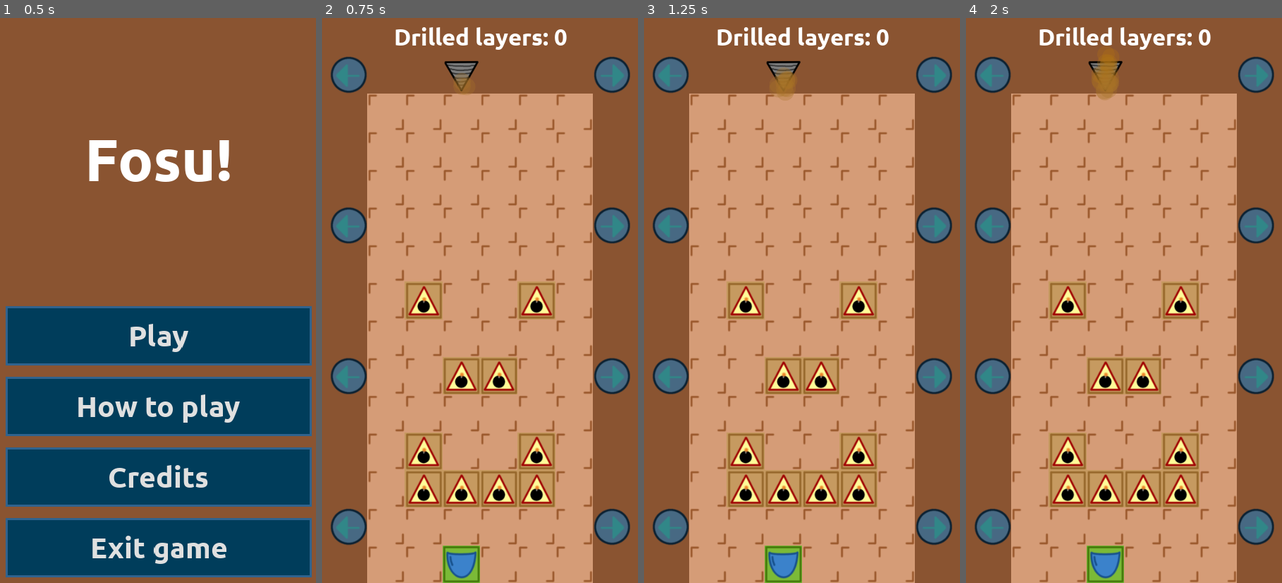
Above: before the commit, frames 1-4 (left to right).
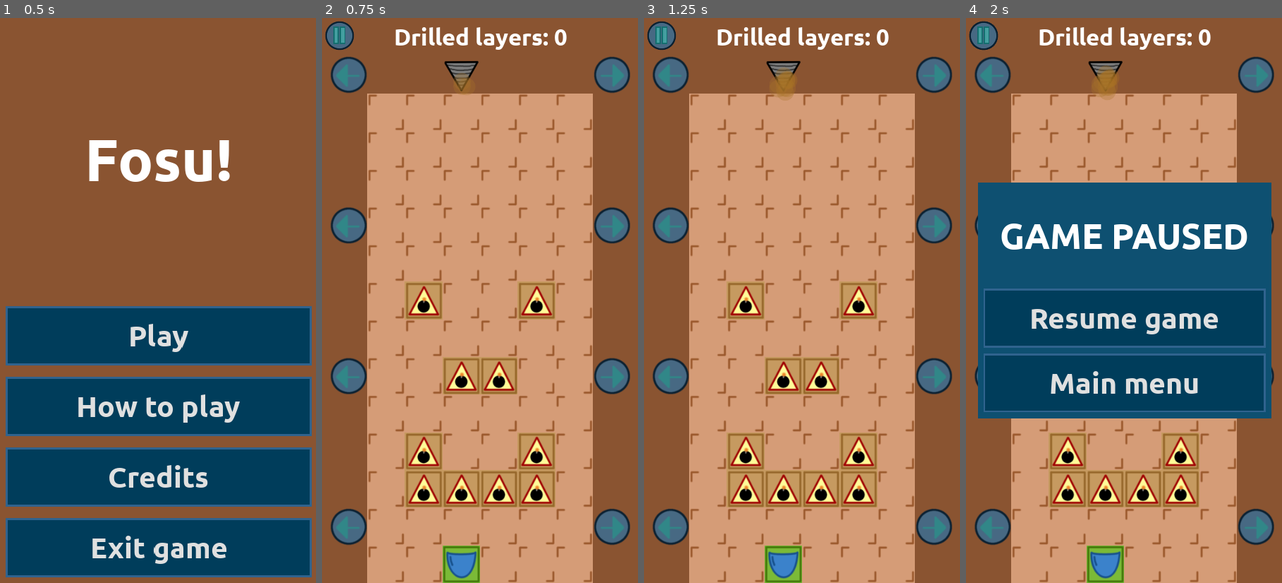
Above: after the commit, the same moments.

Repository: moisesjbc/fosu
Game: Godot game, scene res://gui/main_menu/main_menu.tscn
Same seed, same stepped clock (60 frames per second), same inputs: the game is played once before the commit and once after it.
Inputs (mouse positions are in pixels of both pictures, inside the frame that each line leads up to):
- Up to frame 1 (0.5 s): no input
- Up to frame 2 (0.75 s): click "Play" at 0.5 s
- Up to frame 3 (1.25 s): no input
- Up to frame 4 (2 s): click (984, 34) at 1.27 s

Frame 1 is identical in both runs. In frame 2, 0.4% of the frame differs, in the area x 1-11%, y 0-6%; in frame 3, 0.4%; in frame 4, 39%, in the area x 0-97%, y 0-71%.

Commit message:
Add pause menu

Diff:
--- /dev/null
+++ b/src/gameplay/gui/pause_menu/pause_menu.gd
@@ -0,0 +1,20 @@
+extends Control
+
+
+func _input(event):
+	if event is InputEventKey and event.pressed and event.scancode == KEY_ESCAPE:
+		start()
+
+func start():
+	get_tree().paused = true
+	$center_container.visible = true
+
+
+func _on_resume_pressed():
+	get_tree().paused = false
+	$center_container.visible = false
+
+
+func _on_main_menu_pressed():
+	get_tree().paused = false
+	get_tree().change_scene("res://gui/main_menu/main_menu.tscn")
--- /dev/null
+++ b/src/gameplay/gui/pause_menu/pause_menu.tscn
@@ -0,0 +1,68 @@
+[gd_scene load_steps=6 format=2]
+
+[ext_resource path="res://gameplay/gui/pause_menu/pause_menu.gd" type="Script" id=1]
+[ext_resource path="res://fonts/Ubuntu-B.ttf" type="DynamicFontData" id=2]
+[ext_resource path="res://gui/button/button.tscn" type="PackedScene" id=3]
+[ext_resource path="res://gui/panel/panel.tscn" type="PackedScene" id=4]
+
+[sub_resource type="DynamicFont" id=1]
+size = 60
+font_data = ExtResource( 2 )
+
+[node name="pause_menu" type="Control"]
+pause_mode = 2
+anchor_right = 1.0
+anchor_bottom = 1.0
+script = ExtResource( 1 )
+
+[node name="center_container" type="CenterContainer" parent="."]
+pause_mode = 2
+visible = false
+anchor_right = 1.0
+anchor_bottom = 1.0
+
+[node name="panel" parent="center_container" instance=ExtResource( 4 )]
+margin_left = 20.0
+margin_top = 280.0
+margin_bottom = 680.0
+rect_min_size = Vector2( 500, 400 )
+
+[node name="margin_container" type="MarginContainer" parent="center_container/panel"]
+anchor_right = 1.0
+anchor_bottom = 1.0
+custom_constants/margin_right = 10
+custom_constants/margin_top = 10
+custom_constants/margin_left = 10
+custom_constants/margin_bottom = 10
+
+[node name="vbox_container" type="VBoxContainer" parent="center_container/panel/margin_container"]
+margin_left = 10.0
+margin_top = 10.0
+margin_right = 490.0
+margin_bottom = 390.0
+custom_constants/separation = 10
+
+[node name="game_over_label" type="Label" parent="center_container/panel/margin_container/vbox_container"]
+margin_right = 480.0
+margin_bottom = 160.0
+size_flags_horizontal = 3
+size_flags_vertical = 3
+custom_fonts/font = SubResource( 1 )
+text = "GAME PAUSED"
+align = 1
+valign = 1
+
+[node name="resume" parent="center_container/panel/margin_container/vbox_container" instance=ExtResource( 3 )]
+margin_top = 170.0
+margin_right = 480.0
+margin_bottom = 270.0
+text = "Resume game"
+
+[node name="main_menu" parent="center_container/panel/margin_container/vbox_container" instance=ExtResource( 3 )]
+margin_top = 280.0
+margin_right = 480.0
+margin_bottom = 380.0
+text = "Main menu"
+
+[connection signal="pressed" from="center_container/panel/margin_container/vbox_container/resume" to="." method="_on_resume_pressed"]
+[connection signal="pressed" from="center_container/panel/margin_container/vbox_container/main_menu" to="." method="_on_main_menu_pressed"]
--- a/src/gameplay/main/main.gd
+++ b/src/gameplay/main/main.gd
@@ -31,3 +31,7 @@
 
 func _on_level_row_drilled():
 	$gui/score.increase_score(1)
+
+
+func _on_pause_button_pressed():
+	$gui/pause_menu.start()
--- a/src/gameplay/main/main.tscn
+++ b/src/gameplay/main/main.tscn
@@ -7,6 +7,8 @@
 [ext_resource path="res://gameplay/gui/game_over/game_over.tscn" type="PackedScene" id=5]
 [ext_resource path="res://gameplay/driller/smoke_particle.png" type="Texture" id=6]
 [ext_resource path="res://gameplay/main/explosion.wav" type="AudioStream" id=7]
+[ext_resource path="res://gameplay/gui/pause_menu/pause_menu.tscn" type="PackedScene" id=8]
+[ext_resource path="res://gameplay/gui/pause_menu/pause_button.png" type="Texture" id=9]
 
 [node name="main" type="Node2D"]
 script = ExtResource( 4 )
@@ -20,10 +22,25 @@
 
 [node name="gui" type="Node" parent="."]
 
+[node name="pause_menu" parent="gui" instance=ExtResource( 8 )]
+
 [node name="game_over" parent="gui" instance=ExtResource( 5 )]
 visible = false
+mouse_filter = 1
 
 [node name="score" parent="gui" instance=ExtResource( 3 )]
+
+[node name="pause_button" type="TextureButton" parent="gui"]
+pause_mode = 1
+margin_left = 4.0
+margin_top = 4.0
+margin_right = 132.0
+margin_bottom = 132.0
+rect_scale = Vector2( 0.4, 0.4 )
+texture_normal = ExtResource( 9 )
+texture_pressed = ExtResource( 9 )
+texture_hover = ExtResource( 9 )
+texture_focused = ExtResource( 9 )
 
 [node name="difficulty_timer" type="Timer" parent="."]
 wait_time = 7.0
@@ -55,4 +72,5 @@
 [connection signal="bomb_drilled" from="level" to="." method="_on_level_bomb_drilled"]
 [connection signal="row_drilled" from="level" to="." method="_on_level_row_drilled"]
 [connection signal="block_drilled" from="driller" to="level" method="_on_driller_block_drilled"]
+[connection signal="pressed" from="gui/pause_button" to="." method="_on_pause_button_pressed"]
 [connection signal="timeout" from="difficulty_timer" to="." method="_on_difficulty_timer_timeout"]
Binary file added: src/gameplay/gui/pause_menu/pause_button.png
Not shown, added: src/gameplay/gui/pause_menu/pause_button.png.import
Not shown: 1 places in src/gameplay/main/main.tscn that only renumber resources
Not shown, added: designs/pause_button.xcf
